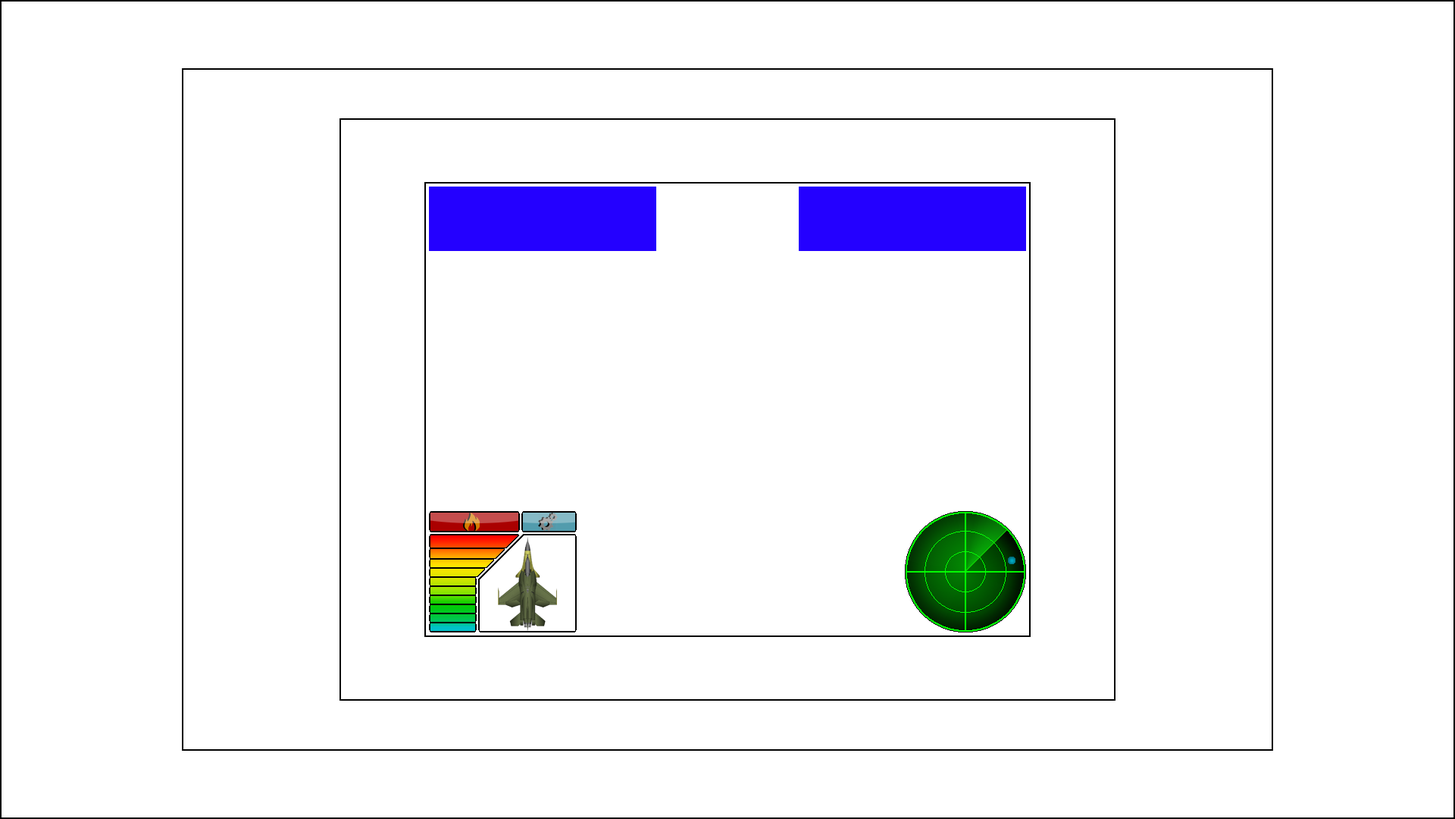
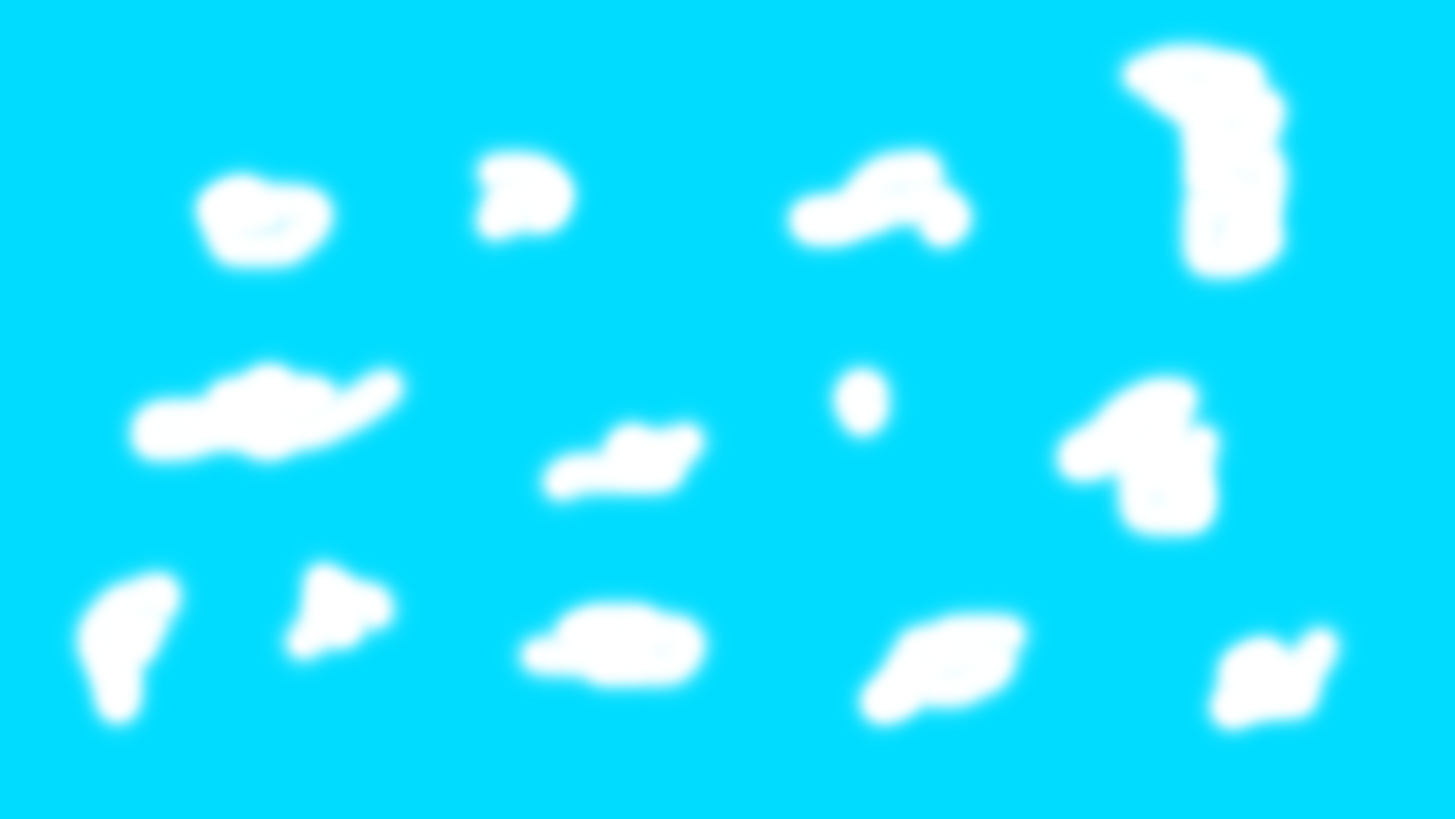
Layers edited between the first and the second 1455x819 image:
hid group "HUD" (78 layers) over [228, 186, 1027, 684]
hid group "Resoluciones" (4 layers) over [0, 0, 1455, 819]
added group "background" with 3 layers above "Capa 6" over [0, 0, 1455, 819]
added group "sky" with 2 layers in group "background" over [0, 0, 1455, 819]
added layer "clouds" in group "sky" over [52, 19, 1366, 753]
added layer "base" in group "sky" over [0, 0, 1455, 819]
showed "Capa 6" (2nd of 2) over [0, 0, 1455, 819]
